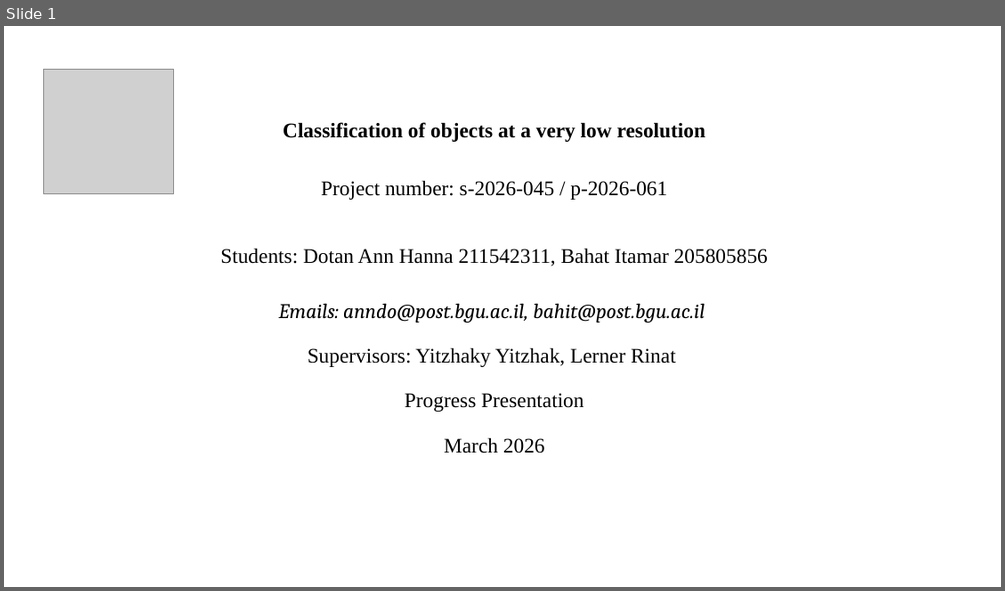
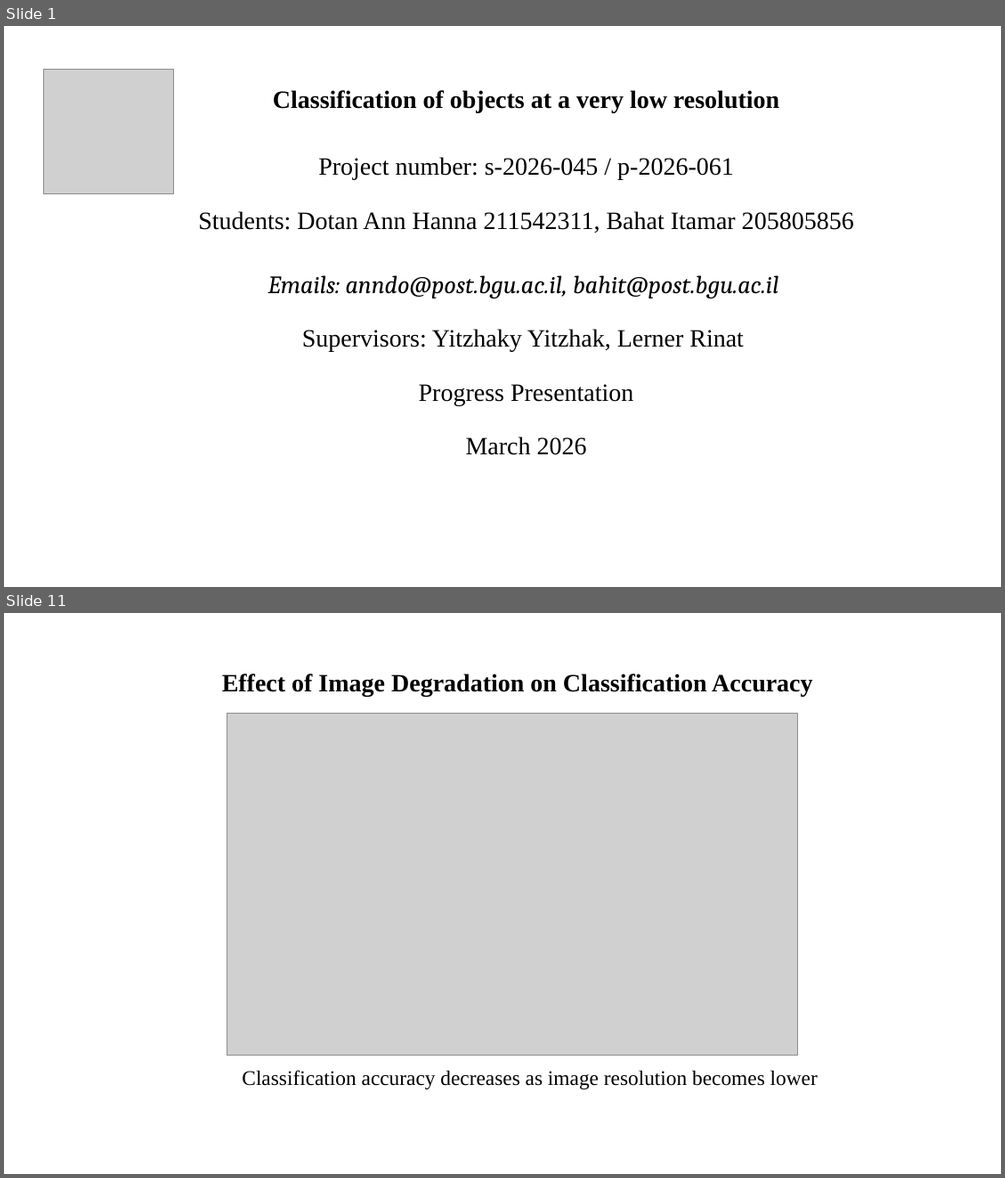
Before and after one commit to itamarbahat/NewFinalProject, a slide deck: docs/Progress_Presentation.pptx. Shown one above the other, each under a label of ours: slide 1 before the commit, slides 1 and 11 after it; the slides between them are not shown. The pictures are 1005x591 and 1005x1178 pixels, drawn with LibreOffice and Linux fonts; fonts in the diff are those of the drawing; grey boxes stand for pictures. Boxes give left, top, right and bottom in pixels: in the first picture for what was removed or moved away, otherwise in the second. Text is boxed around its words. In the diff, an @@ line names an element or a change of style, - is before the commit and + after.

Commit message:
Added experiment plots and degradation visualization for progress presentation

```diff
--- a/docs/Progress_Presentation.pptx
+++ b/docs/Progress_Presentation.pptx
@@ slide 11 added at (x1=4, y1=613, x2=1001, y2=1174), background #FFFFFF @@
@@ subtitle added at (x1=222, y1=674, x2=812, y2=697), 24 pt, text #000000, bold @@
+Effect of Image Degradation on Classification Accuracy
@@ picture added at (x1=226, y1=714, x2=797, y2=1055) @@
@@ text added at (x1=242, y1=1070, x2=817, y2=1089), 20 pt, text #000000 @@
+Classification accuracy decreases as image resolution becomes lower
@@ slide 1 changed as well @@
@@ subtitle "Classification of objects at a ..." moved from (x1=220, y1=122, x2=768, y2=453) to (x1=198, y1=90, x2=854, y2=455) @@
@@ subtitle "Classification of objects at a ..." at (x1=198, y1=90, x2=854, y2=455): size 20 to 24 pt @@
```
Also in this commit, not shown: 13 other slides added, 10 slides removed, 8 other files.
